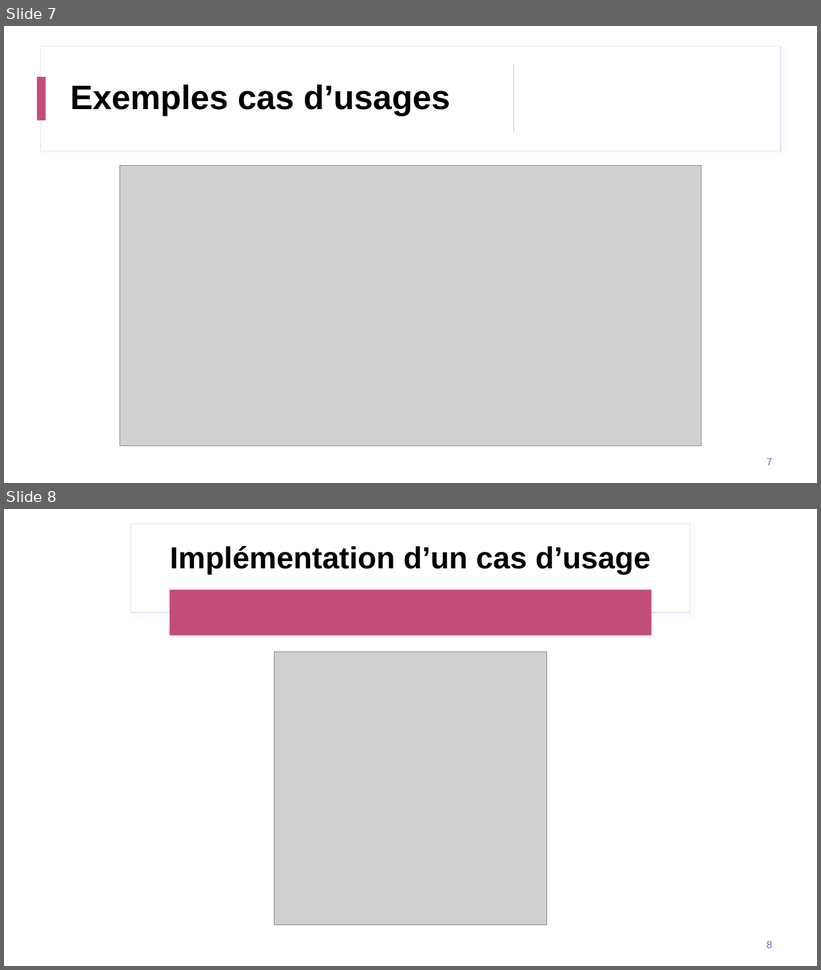
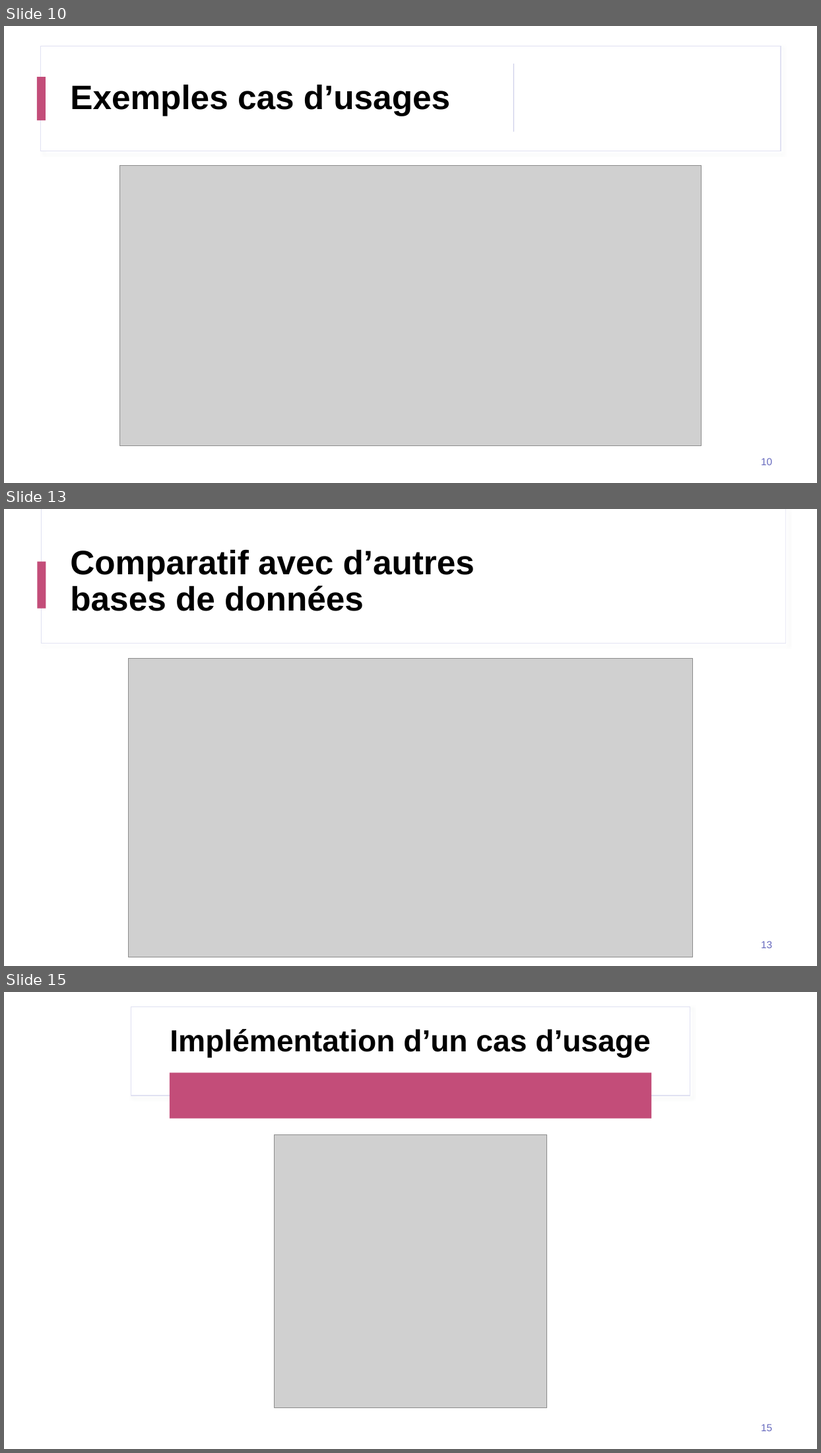
Before and after one commit to clementmariebrisson/neo4j-recommandation-engine, a slide deck: Presentation Neo4j.pptx. Shown one above the other, each under a label of ours: slides 7 and 8 before the commit, slides 10, 13 and 15 after it; the slides between them are not shown. The pictures are 821x970 and 821x1453 pixels, drawn with LibreOffice and Linux fonts; fonts in the diff are those of the drawing; grey boxes stand for pictures. Boxes give left, top, right and bottom in pixels: in the first picture for what was removed or moved away, otherwise in the second. Text is boxed around its words. In the diff, an @@ line names an element or a change of style, - is before the commit and + after.

```diff
--- a/Presentation Neo4j.pptx
+++ b/Presentation Neo4j.pptx
@@ slide 13 added at (x1=4, y1=509, x2=817, y2=966), background #FFFFFF; not listed: 2 template elements that a slide beside it also shows @@
@@ rectangle added at (x1=38, y1=561, x2=46, y2=609), fill #C34D79 @@
@@ title added at (x1=70, y1=549, x2=475, y2=611), 40 pt, text #000000, bold @@
+Comparatif avec d’autres bases de données
@@ picture added at (x1=129, y1=658, x2=693, y2=957) @@
@@ page number added at (x1=761, y1=941, x2=772, y2=949), 12 pt, text #6669BE @@
+13
@@ what was slide 7 is now slide 10 @@
@@ page number at (x1=761, y1=458, x2=772, y2=466): text changed @@
-7
+10
@@ what was slide 8 is now slide 15 @@
@@ page number at (x1=761, y1=1424, x2=772, y2=1432): text changed @@
-8
+15
```
Also in this commit, not shown: 4 slides changed, 13 other slides added, 1 other file.
